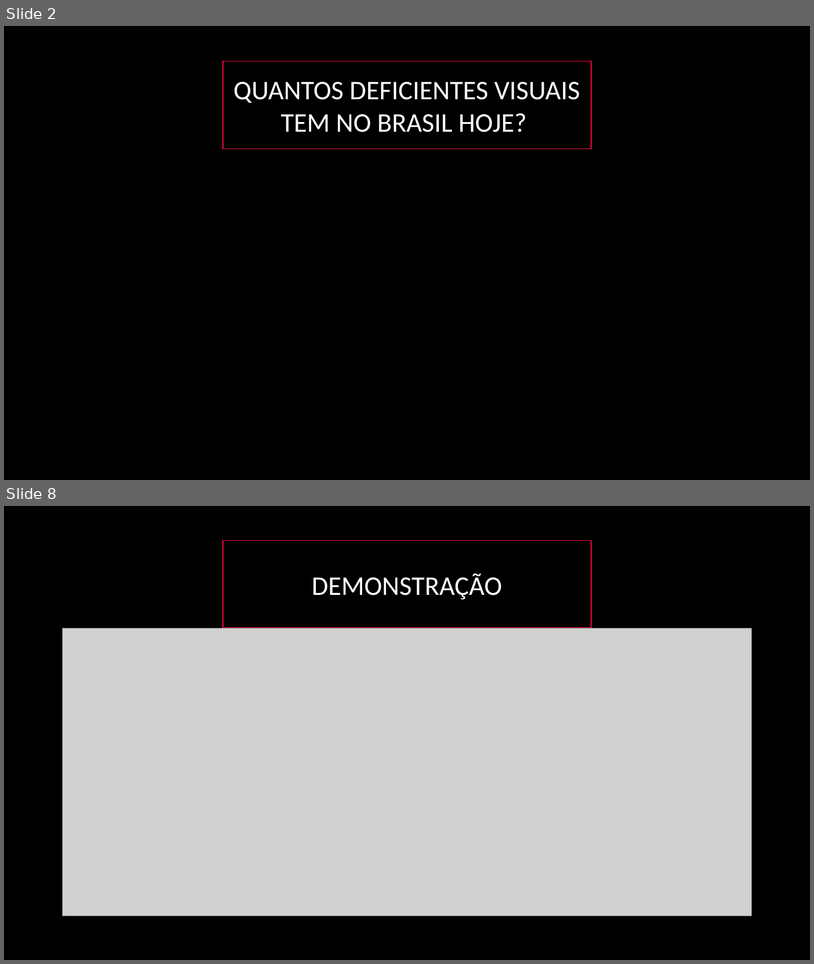
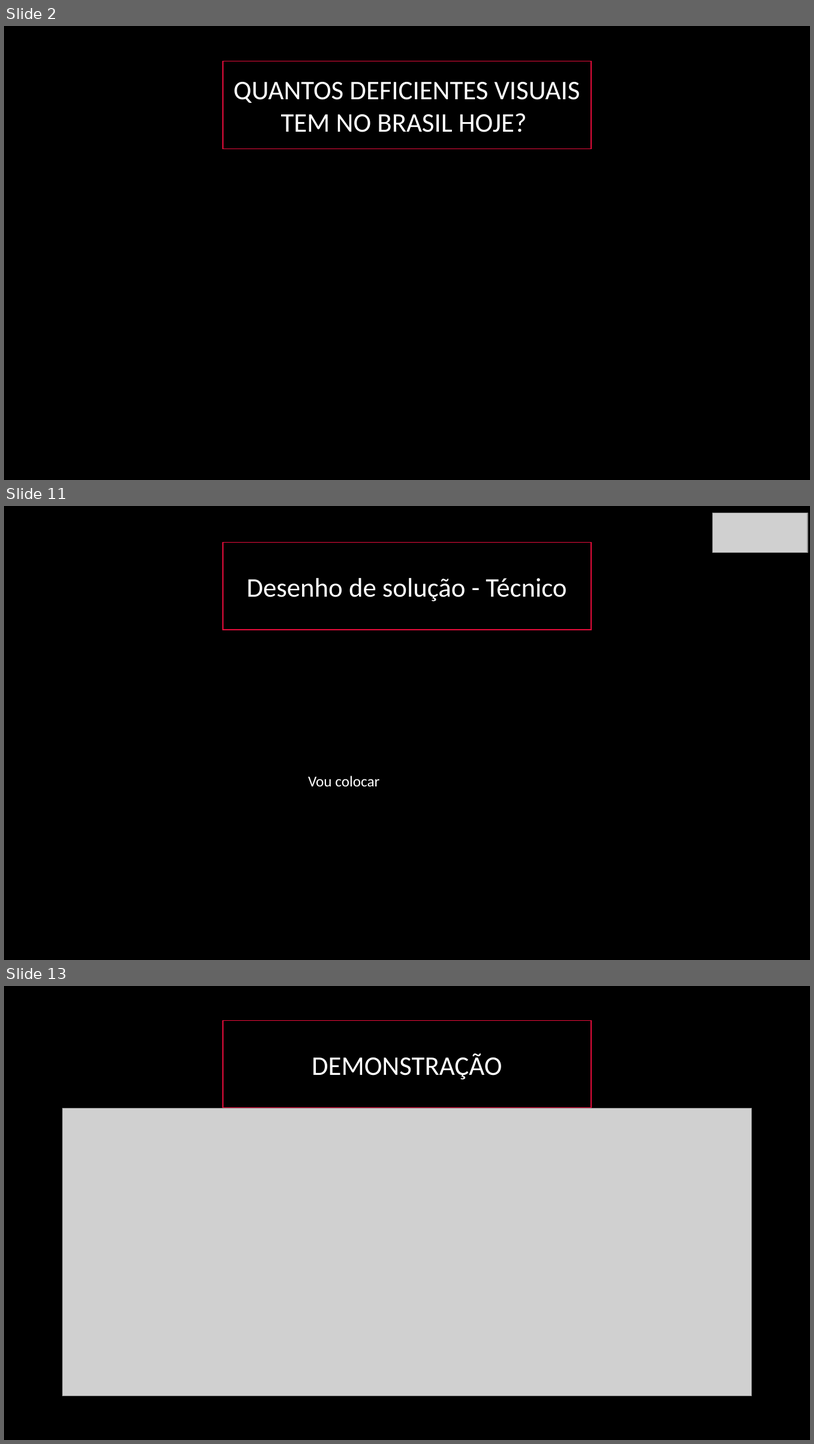
Before and after one commit to BandTec/blind-market, a slide deck: Apresentação-blindmarket.pptx. Shown one above the other, each under a label of ours: slides 2 and 8 before the commit, slides 2, 11 and 13 after it; the slides between them are not shown. The pictures are 814x964 and 814x1444 pixels, drawn with LibreOffice and Linux fonts; fonts in the diff are those of the drawing; grey boxes stand for pictures. Boxes give left, top, right and bottom in pixels: in the first picture for what was removed or moved away, otherwise in the second. Text is boxed around its words. In the diff, an @@ line names an element or a change of style, - is before the commit and + after.

```diff
--- a/Apresentação-blindmarket.pptx
+++ b/Apresentação-blindmarket.pptx
@@ slide 11 added at (4, 506, 810, 960), background #000000 @@
@@ picture added at (713, 513, 808, 553) @@
@@ rectangle added at (223, 542, 591, 630), fill #000000, outline #E50D3B 1 pt, 32 pt, text #FFFFFF @@
+Desenho de solução - Técnico
@@ text added at (308, 775, 380, 786), 18 pt, text #FFFFFF @@
+Vou colocar
@@ what was slide 8 is now slide 13 @@
```
Also in this commit, not shown: 4 other slides added.
